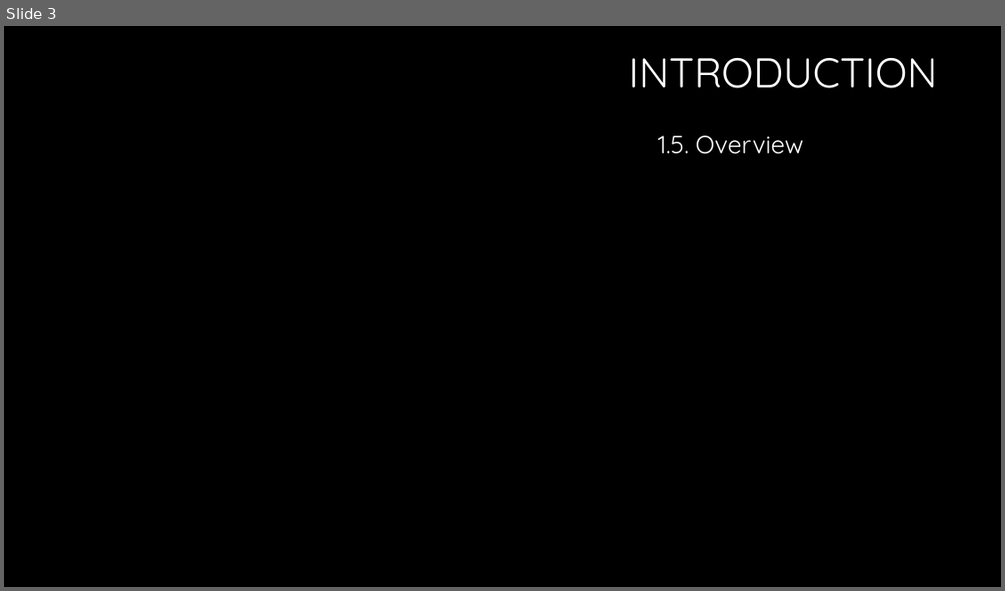
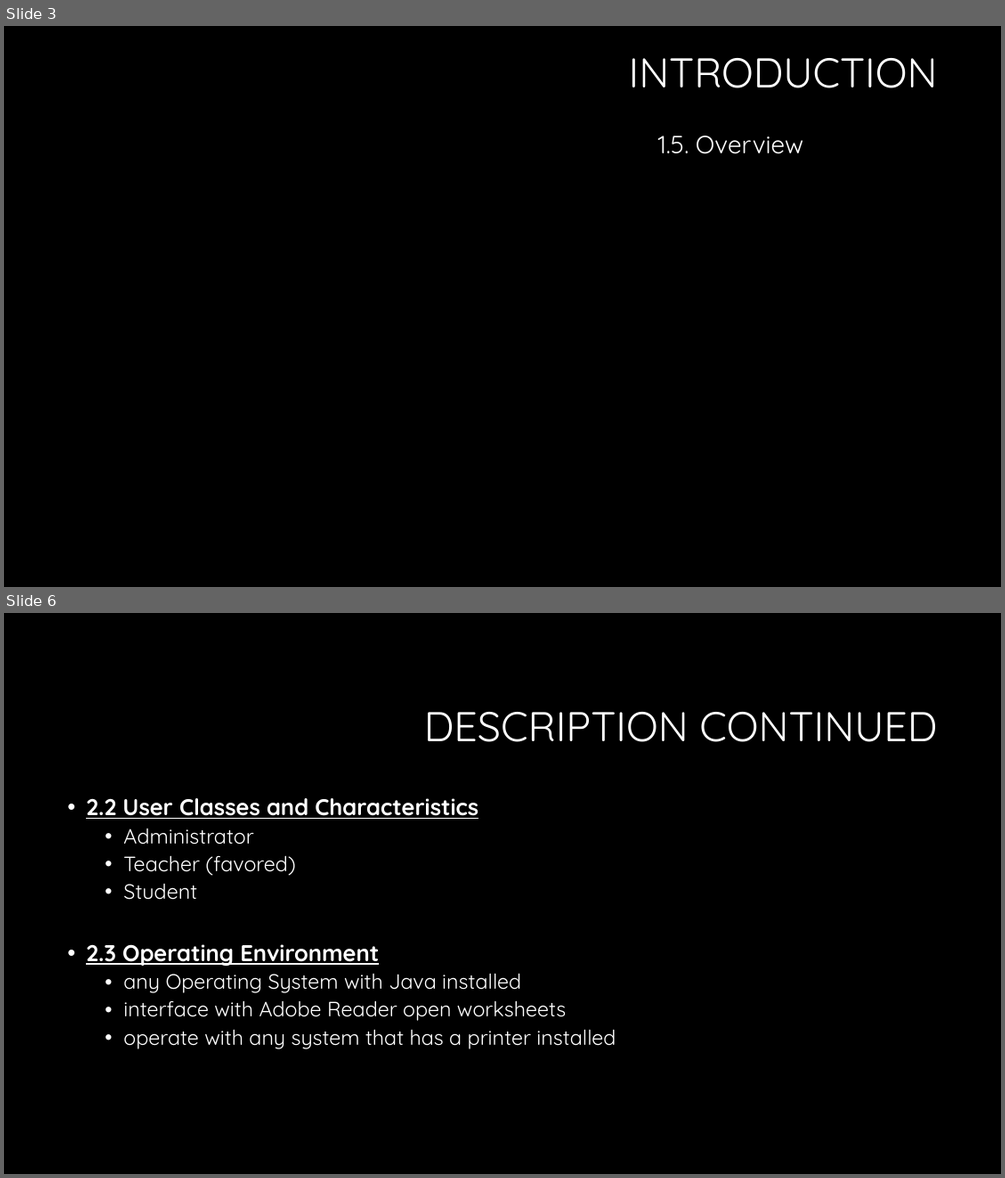
Before and after one commit to sarahakk/fraction-worksheet-creator, a slide deck: Presentation Elementary Engineers .pptx. Shown one above the other, each under a label of ours: slide 3 before the commit, slides 3 and 6 after it; the slides between them are not shown. The pictures are 1005x591 and 1005x1178 pixels, drawn with LibreOffice and Linux fonts; fonts in the diff are those of the drawing; background and template pictures are left out. Boxes give left, top, right and bottom in pixels: in the first picture for what was removed or moved away, otherwise in the second. Text is boxed around its words. In the diff, an @@ line names an element or a change of style, - is before the commit and + after.

```diff
--- a/Presentation Elementary Engineers .pptx
+++ b/Presentation Elementary Engineers .pptx
@@ slide 6 added at <box>4,613,1001,1174</box>, background #000000 @@
@@ title added at <box>424,712,937,742</box>, 40 pt, text #FFFFFF @@
+DESCRIPTION CONTINUED
@@ text added at <box>86,798,615,1049</box>, 20 pt, text #FFFFFF @@
+• 2.2 User Classes and Characteristics
+  • Administrator
+  • Teacher (favored)
+  • Student
+• 2.3 Operating Environment
+  • any Operating System with Java installed
+  • interface with Adobe Reader open worksheets
+  • operate with any system that has a printer installed
```
Also in this commit, not shown: 10 slides changed, 3 other slides added.
